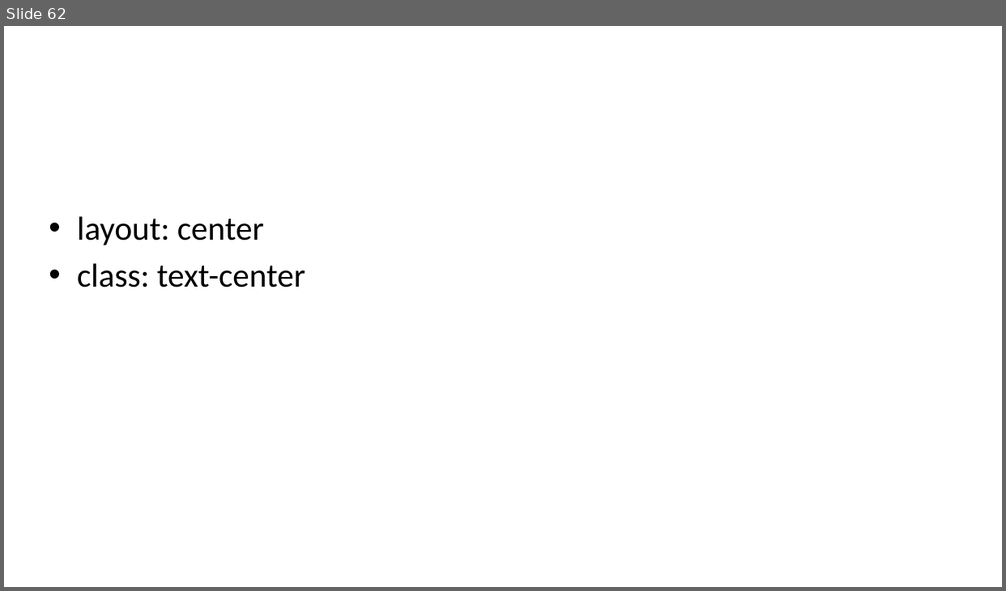
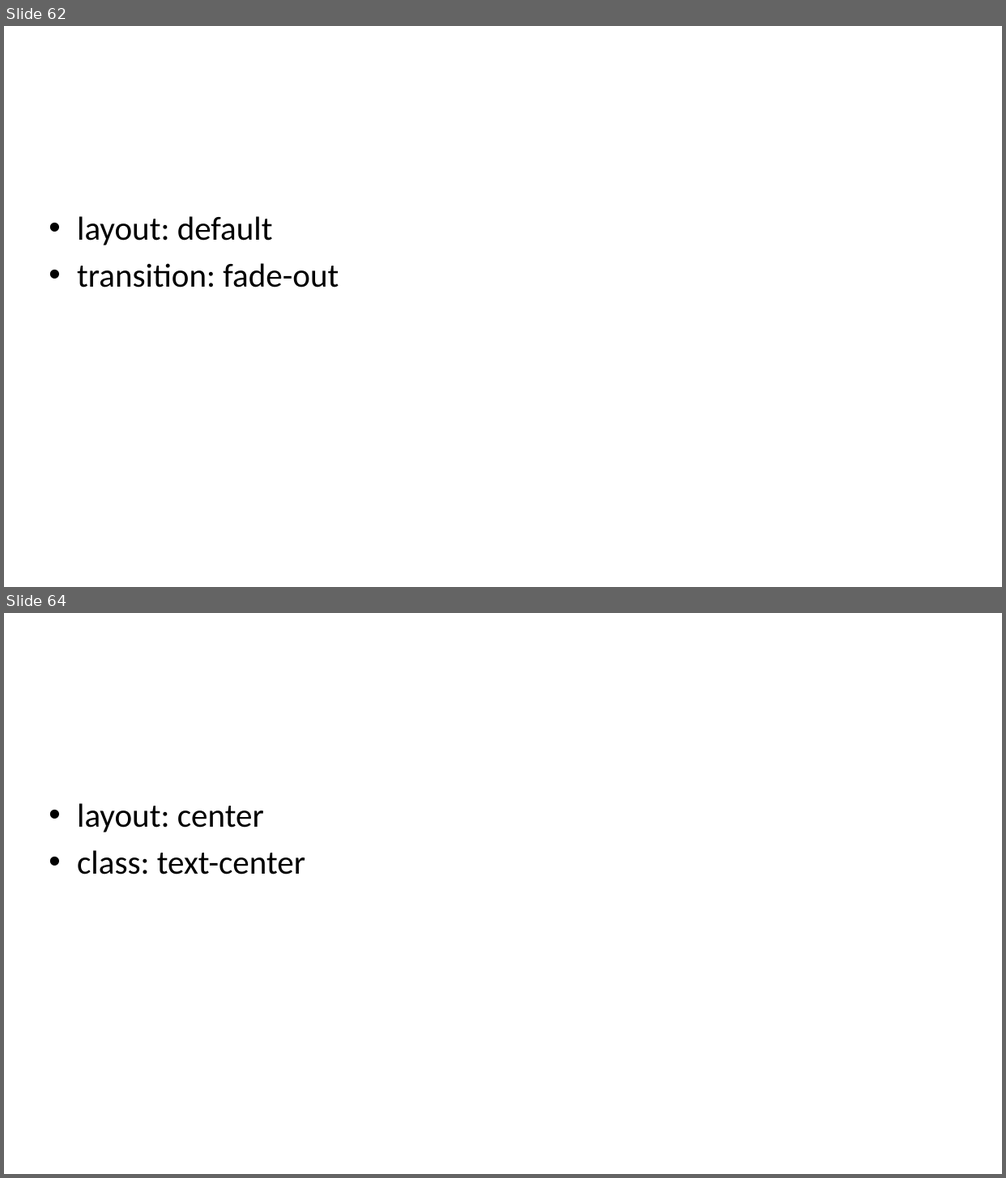
Before and after one commit to naryzach/PhD-Research, a slide deck: Demonstrations/Presentations/De_Novo_Binder_Generation/De_Novo_Binder_Skeleton.pptx. Shown one above the other, each under a label of ours: slide 62 before the commit, slides 62 and 64 after it; the slides between them are not shown. The pictures are 1006x591 and 1006x1178 pixels, drawn with LibreOffice and Linux fonts; fonts in the diff are those of the drawing. Boxes give left, top, right and bottom in pixels: in the first picture for what was removed or moved away, otherwise in the second. Text is boxed around its words. In the diff, an @@ line names an element or a change of style, - is before the commit and + after.

Commit message:
Presentations update

```diff
--- a/Demonstrations/Presentations/De_Novo_Binder_Generation/De_Novo_Binder_Skeleton.pptx
+++ b/Demonstrations/Presentations/De_Novo_Binder_Generation/De_Novo_Binder_Skeleton.pptx
@@ slide 62 added at (4,26,1002,587), background #FFFFFF @@
@@ text added at (77,216,339,288), 32 pt, text #000000 @@
+• layout: default
+• transition: fade-out
@@ what was slide 62 is now slide 64 @@
```
Also in this commit, not shown: 1 other slide added, 1 other file.
